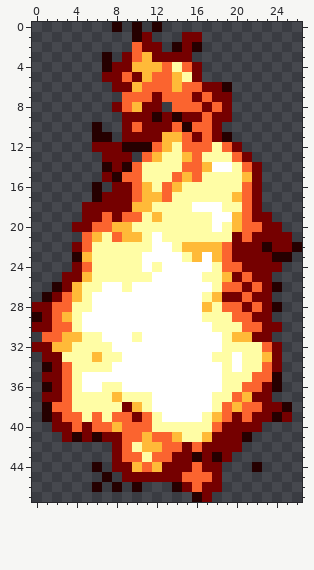
Two versions of one pixel-art sprite, Physics/Image/FireStatus.png. The picture above is the old version.
The file is 27x48 pixels.
And afterwards:
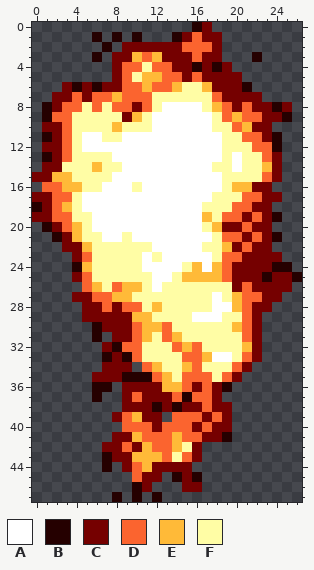
Palette (. is transparent): A #ffffff  B #250000  C #750000  D #fb642f  E #ffba38  F #fffda5
The edit:
@@ x 0..26 @@
- 0 ........B.B.B..............
- 1 ..........BC...CC..........
- 2 ..........DCC.BCB..........
- 3 .......B.CDECCCC...........
- 4 .......BCCEEEDFDC..........
- 5 .......CCDCEDDEFC..........
- 6 ........CCEDDDEDDCCB.......
- 7 .........DDDCDDDCDCC.......
- 8 ........CDECC.DDDCDC.......
- 9 .........CCCBCBCCDCC.......
-10 ......B..CDCCCDBDDC........
-11 ......BB.CCCCEEDCDCB.......
-12 ......CCCBBBDEFDDDFDC......
-13 .......CCC.DEFFEDFFFDC.....
-14 .......BCBDFFFFDDEAAFDC....
-15 .......CBDDFFFDEDFFFFEC....
-16 ......B.CCDEFDEFFFFFFDC....
-17 ......BCCCDEEDFFFFFFEDC....
-18 .....CCCCCEEFFFFAAAFFDC....
-19 .....CCDCDDFEFFFFFAAEDCC...
-20 ....CCDDEEFFFFFFFFAFEDDCC..
-21 .....DEFDEEFAFFFFFFFCDCCCC.
-22 ....CDFFFFFFAAFEEEEDCCCBCCB
-23 ....BEFFFFFAAAAFEAEDCCCCBB.
-24 ....CDFFFFFAFAAAAAFDDCCCC..
-25 ...CCEFFFFFFAAAAAFFECDCC...
-26 ..BCEFFAAFAAAAAAAAFDDCDCB..
-27 .BCDEFAAAAAAAAAAAFECCDCC...
-28 CCDDFFAAAAAAAAAAAEFDDCDCB..
-29 BCDEFAAAAAAAAAAAAFFFDDCC...
-30 CCDDFAAAAAAAAAAAAAFFFDDCC..
-31 .DDEEFFAAAFAAAAAAAAFEECC...
-32 CCEEFFFFAAAAAAAAAAAFFFFDC..
-33 .CCFFFEFFAAAAAAAAAFFAFFEC..
-34 .BCDFFFFAAAAAAAAAAAFAFFDC..
-35 .CCDFAAAAAAAAAAAAAAFFFDDB..
-36 .BCDFAAFFAAAAAAAAAAFFDDCB..
-37 .CCDFFFFEFFFAAAAAAFFDECC...
-38 .BDDFFFFFCEFAAAAAAFDEDDCCB.
-39 .BCDDFDFDDCDFAAAAFEDCDCCBC.
-40 ..CCDCDDEDDDFFFFFFDCCCC....
-41 ...CBCBCCDDEDDEFFECCCB.....
-42 ........CDFEEDDCDCCCC......
-43 ........CDDFDDCCBCBC.......
-44 ......B.CCEDECCCDCC...B....
-45 .......B.CCCCCCDDDC........
-46 ......B.B.B...BCDCC........
-47 ................BC.........
+ 0 ................BC.........
+ 1 ......B.B.B...BCDCC........
+ 2 .......B.CCCCCCDDDC........
+ 3 ......B.CCEDECCCDCC...B....
+ 4 ........CDDFDDCCBCBC.......
+ 5 ........CDFEEDDCDCCCC......
+ 6 ...CBCBCCDDEDDEFFECCCB.....
+ 7 ..CCDCDDEDDDFFFFFFDCCCC....
+ 8 .BCDDFDFDDCDFAAAAFEDCDCCBC.
+ 9 .BDDFFFFFCEFAAAAAAFDEDDCCB.
+10 .CCDFFFFEFFFAAAAAAFFDECC...
+11 .BCDFAAFFAAAAAAAAAAFFDDCB..
+12 .CCDFAAAAAAAAAAAAAAFFFDDB..
+13 .BCDFFFFAAAAAAAAAAAFAFFDC..
+14 .CCFFFEFFAAAAAAAAAFFAFFEC..
+15 CCEEFFFFAAAAAAAAAAAFFFFDC..
+16 .DDEEFFAAAFAAAAAAAAFEECC...
+17 CCDDFAAAAAAAAAAAAAFFFDDCC..
+18 BCDEFAAAAAAAAAAAAFFFDDCC...
+19 CCDDFFAAAAAAAAAAAEFDDCDCB..
+20 .BCDEFAAAAAAAAAAAFECCDCC...
+21 ..BCEFFAAFAAAAAAAAFDDCDCB..
+22 ...CCEFFFFFFAAAAAFFECDCC...
+23 ....CDFFFFFAFAAAAAFDDCCCC..
+24 ....BEFFFFFAAAAFEAEDCCCCBB.
+25 ....CDFFFFFFAAFEEEEDCCCBCCB
+26 .....DEFDEEFAFFFFFFFCDCCCC.
+27 ....CCDDEEFFFFFFFFAFEDDCC..
+28 .....CCDCDDFEFFFFFAAEDCC...
+29 .....CCCCCEEFFFFAAAFFDC....
+30 ......BCCCDEEDFFFFFFEDC....
+31 ......B.CCDEFDEFFFFFFDC....
+32 .......CBDDFFFDEDFFFFEC....
+33 .......BCBDFFFFDDEAAFDC....
+34 .......CCC.DEFFEDFFFDC.....
+35 ......CCCBBBDEFDDDFDC......
+36 ......BB.CCCCEEDCDCB.......
+37 ......B..CDCCCDBDDC........
+38 .........CCCBCBCCDCC.......
+39 ........CDECC.DDDCDC.......
+40 .........DDDCDDDCDCC.......
+41 ........CCEDDDEDDCCB.......
+42 .......CCDCEDDEFC..........
+43 .......BCCEEEDFDC..........
+44 .......B.CDECCCC...........
+45 ..........DCC.BCB..........
+46 ..........BC...CC..........
+47 ........B.B.B..............
Pixel boxes of the changes (left, top, right, bottom) in both pictures:
changed: (32, 22, 302, 502)
